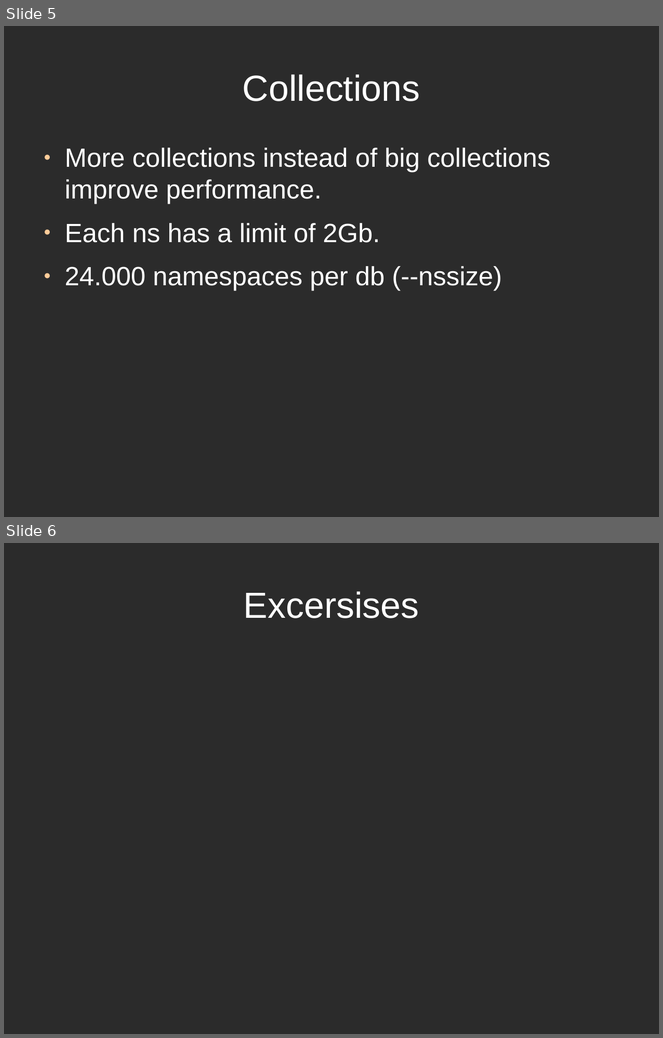
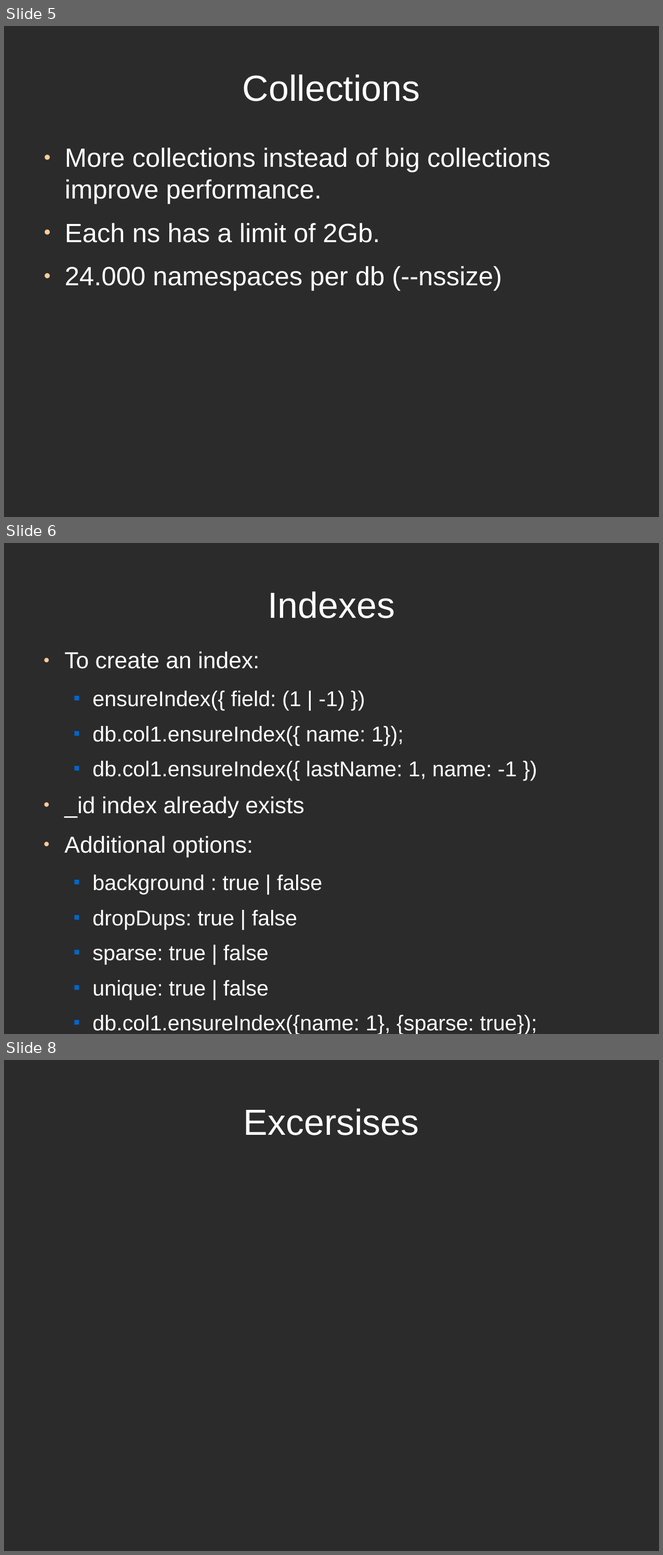
Before and after one commit to hecogo/djondb, a slide deck: temp/nosql/Prez_1_3.odp. Shown one above the other, each under a label of ours: slides 5 and 6 before the commit, slides 5, 6 and 8 after it; the slides between them are not shown. The pictures are 663x1038 and 663x1555 pixels, drawn with LibreOffice and Linux fonts; fonts in the diff are those of the drawing; background and template pictures are left out; a plain dark background stands for a picture behind light text. Boxes give left, top, right and bottom in pixels: in the first picture for what was removed or moved away, otherwise in the second. Text is boxed around its words. In the diff, an @@ line names an element or a change of style, - is before the commit and + after.

```diff
--- a/temp/nosql/Prez_1_3.odp
+++ b/temp/nosql/Prez_1_3.odp
@@ slide 6 added at [4, 543, 659, 1034], background picture (left out) @@
@@ title added at [268, 591, 395, 618], 44 pt, text #FFFFFF @@
+Indexes
@@ text added at [64, 651, 538, 1034], 26 pt, text #FFFFFF @@
+● To create an index:
+  ■ ensureIndex({ field: (1 | -1) })
+  ■ db.col1.ensureIndex({ name: 1});
+  ■ db.col1.ensureIndex({ lastName: 1, name: -1 })
+● _id index already exists
+● Additional options:
+  ■ background : true | false
+  ■ dropDups: true | false
+  ■ sparse: true | false
+  ■ unique: true | false
+  ■ db.col1.ensureIndex({name: 1}, {sparse: true});
@@ what was slide 6 is now slide 8 @@
```
Also in this commit, not shown: 1 other slide added, 5 other files.
